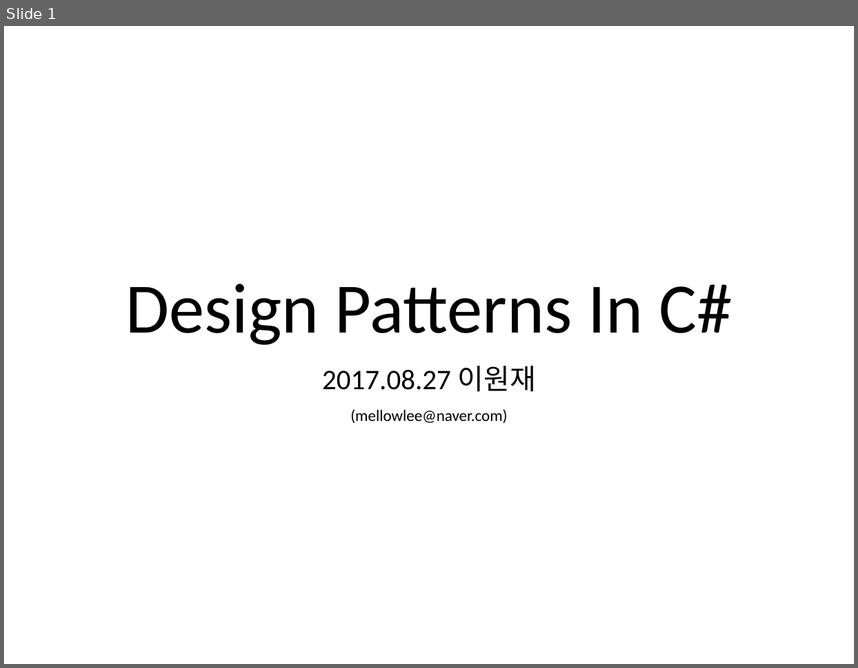
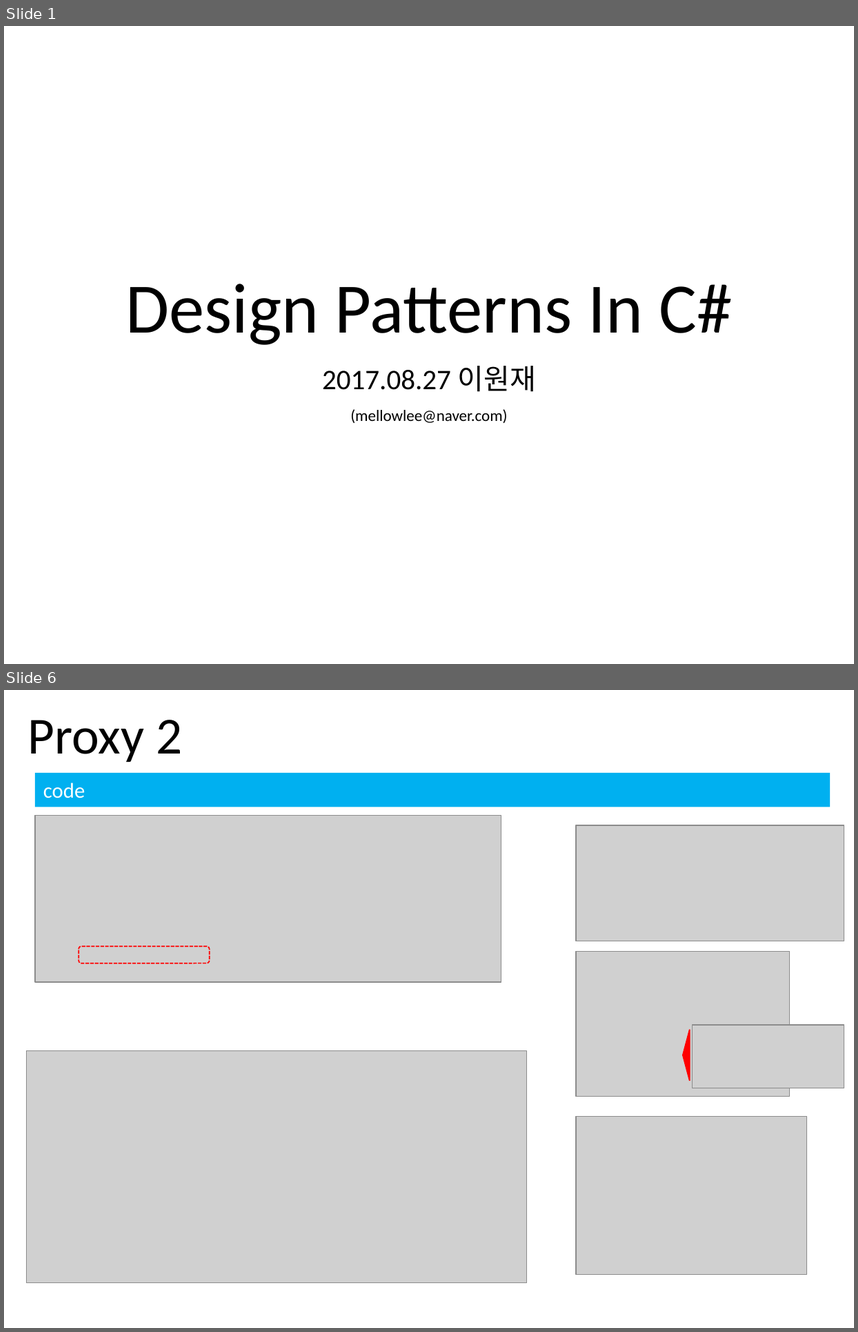
Before and after one commit to yiwonjae/Project_DesignPatternsInCSharp, a slide deck: Designpattern정리.pptx. Shown one above the other, each under a label of ours: slide 1 before the commit, slides 1 and 6 after it; the slides between them are not shown. The pictures are 858x668 and 858x1332 pixels, drawn with LibreOffice and Linux fonts; fonts in the diff are those of the drawing; grey boxes stand for pictures. Boxes give left, top, right and bottom in pixels: in the first picture for what was removed or moved away, otherwise in the second. Text is boxed around its words. In the diff, an @@ line names an element or a change of style, - is before the commit and + after.

```diff
--- a/Designpattern정리.pptx
+++ b/Designpattern정리.pptx
@@ slide 6 added at (4,690,854,1328), background #FFFFFF @@
@@ title added at (28,720,183,762), 44 pt, text #000000 @@
+Proxy 2
@@ rectangle added at (34,773,829,807), fill #00B0F0, 18 pt, text #FFFFFF @@
+code
@@ picture added at (34,816,500,983) @@
@@ picture added at (576,825,844,940) @@
@@ rounded rectangle added at (79,946,210,963), outline #FF0000 1 pt dashed @@
@@ picture added at (576,951,789,1096) @@
@@ triangle added at (683,1029,690,1080), fill #FF0000, outline #FF0000 1 pt @@
@@ picture added at (693,1025,844,1088) @@
@@ picture added at (27,1050,528,1283) @@
@@ picture added at (576,1116,806,1274) @@
```
Also in this commit, not shown: 1 slide changed, 4 other slides added, 2 slides removed, 5 other files.
